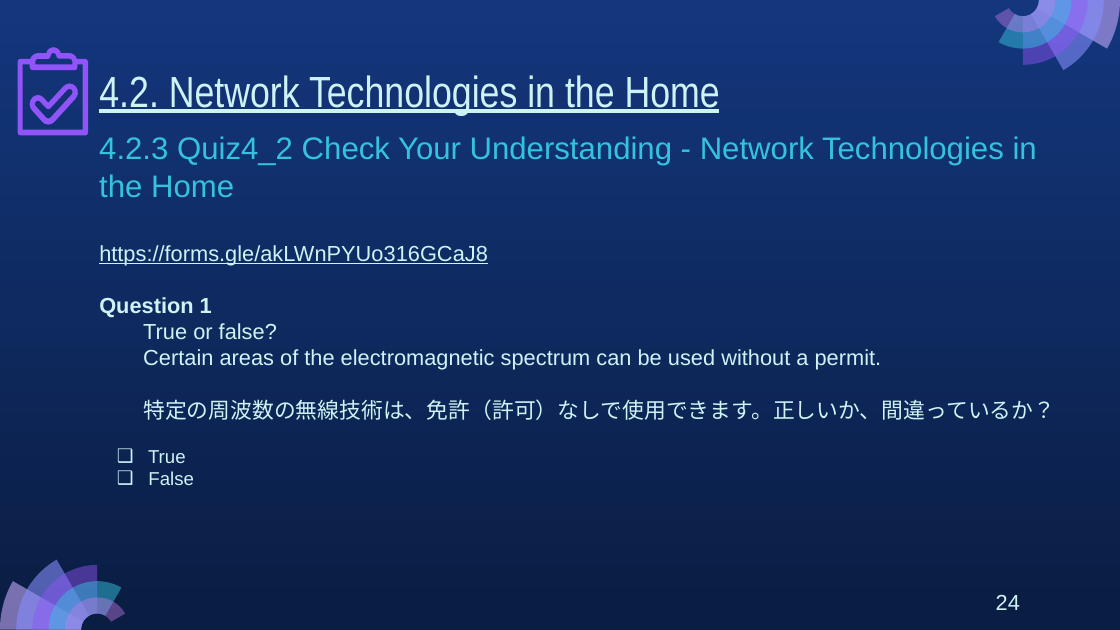
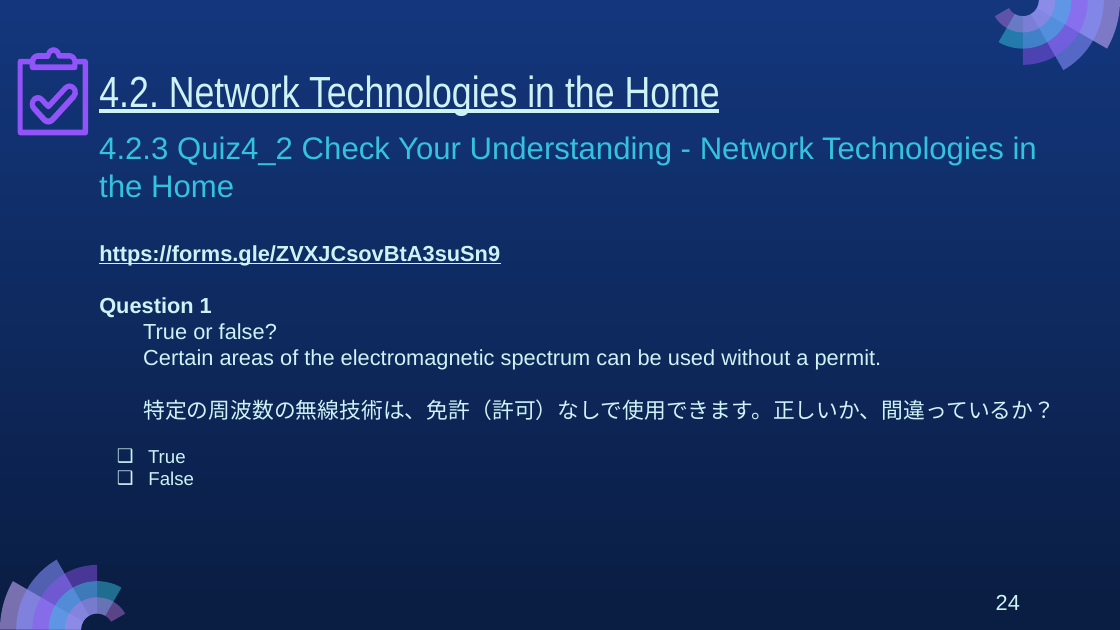
Before and after one commit to MarikoTagawa/kosen-mongolia-materials, a slide deck: slide 24 of network-basics/slides/04_NetworkBasics_2025_2P.pptx. Drawn at 1120x630 pixels with LibreOffice and Linux fonts; fonts in the diff are those of the drawing. Boxes give left, top, right and bottom in pixels: in the first picture for what was removed or moved away, otherwise in the second. Text is boxed around its words. In the diff, an @@ line names an element or a change of style, - is before the commit and + after.

```diff
--- a/network-basics/slides/04_NetworkBasics_2025_2P.pptx
+++ b/network-basics/slides/04_NetworkBasics_2025_2P.pptx
@@ text at (99, 245, 500, 265): text changed; bold on @@
-https://forms.gle/akLWnPYUo316GCaJ8
+https://forms.gle/ZVXJCsovBtA3suSn9
```
Also in this commit, not shown: 9 other slides changed, 3 other files.
